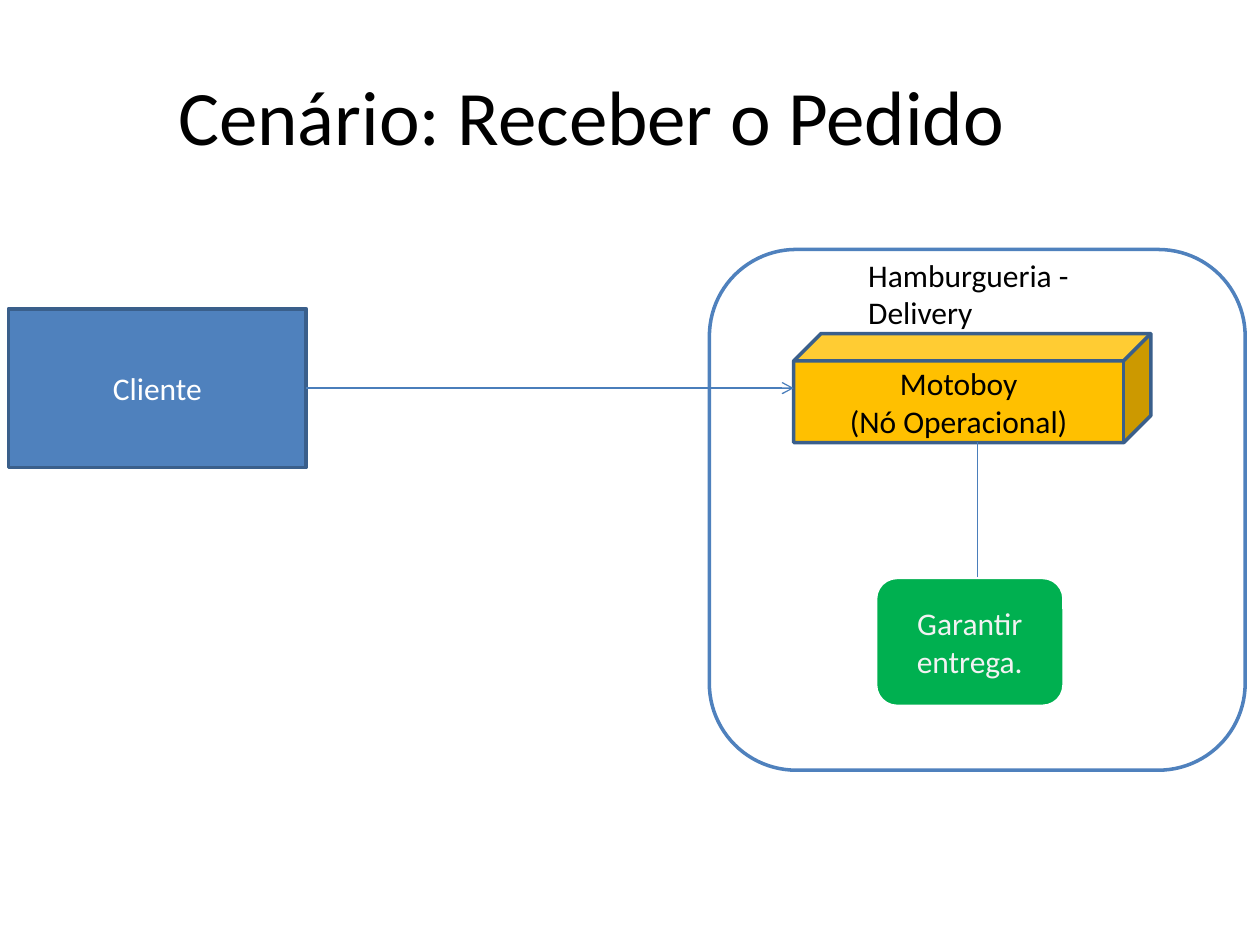
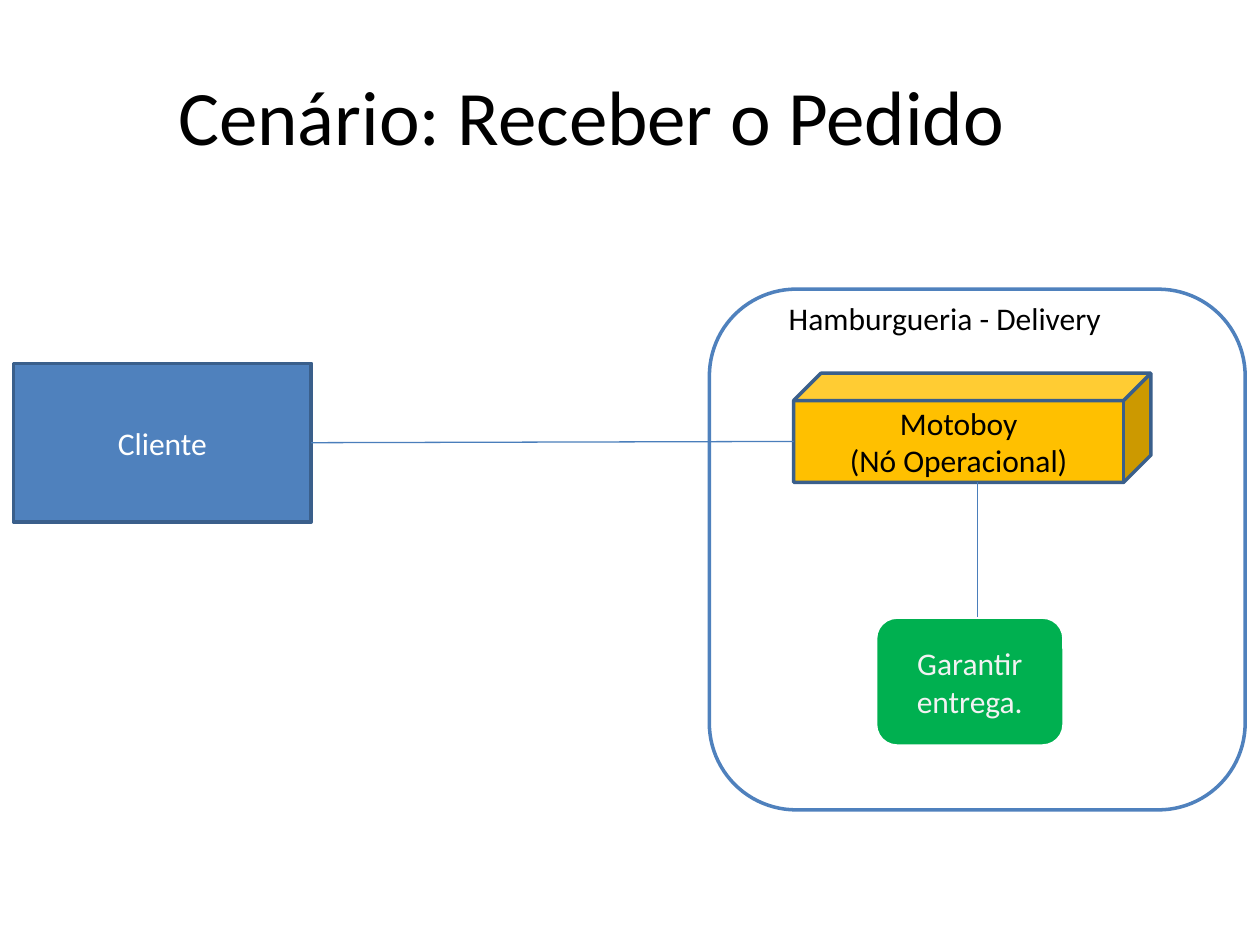
Before and after one commit to JazziJazz/ope-sistemas, a slide deck: slide 6 of 15. Arquitetura de Negócio para cada Cenário.pptx. Drawn at 1260x945 pixels with LibreOffice and Linux fonts; fonts in the diff are those of the drawing. Boxes give left, top, right and bottom in pixels: in the first picture for what was removed or moved away, otherwise in the second. Text is boxed around its words. In the diff, an @@ line names an element or a change of style, - is before the commit and + after.

```diff
--- a/15. Arquitetura de Negócio para cada Cenário.pptx
+++ b/15. Arquitetura de Negócio para cada Cenário.pptx
@@ text "Hamburgueria - Delivery" rewrapped from box(868, 265, 1052, 329) to box(789, 308, 1100, 336) @@
@@ rectangle "Cliente": place and size @@
-rectangle "Cliente" at box(9, 309, 306, 467)
+rectangle "Cliente" at box(14, 363, 311, 522)
@@ arrow moved from (306, 388) - (794, 388) to (311, 442) - (794, 441) @@
@@ arrow (311, 442) - (794, 441): arrow to line @@
@@ 2 rounded rectangles, 1 cube, 1 line: place and size @@
-2 rounded rectangles, 1 cube, 1 line at box(709, 249, 1245, 770)
+2 rounded rectangles, 1 cube, 1 line at box(709, 289, 1245, 809)
```
Also in this commit, not shown: 5 other slides changed.
